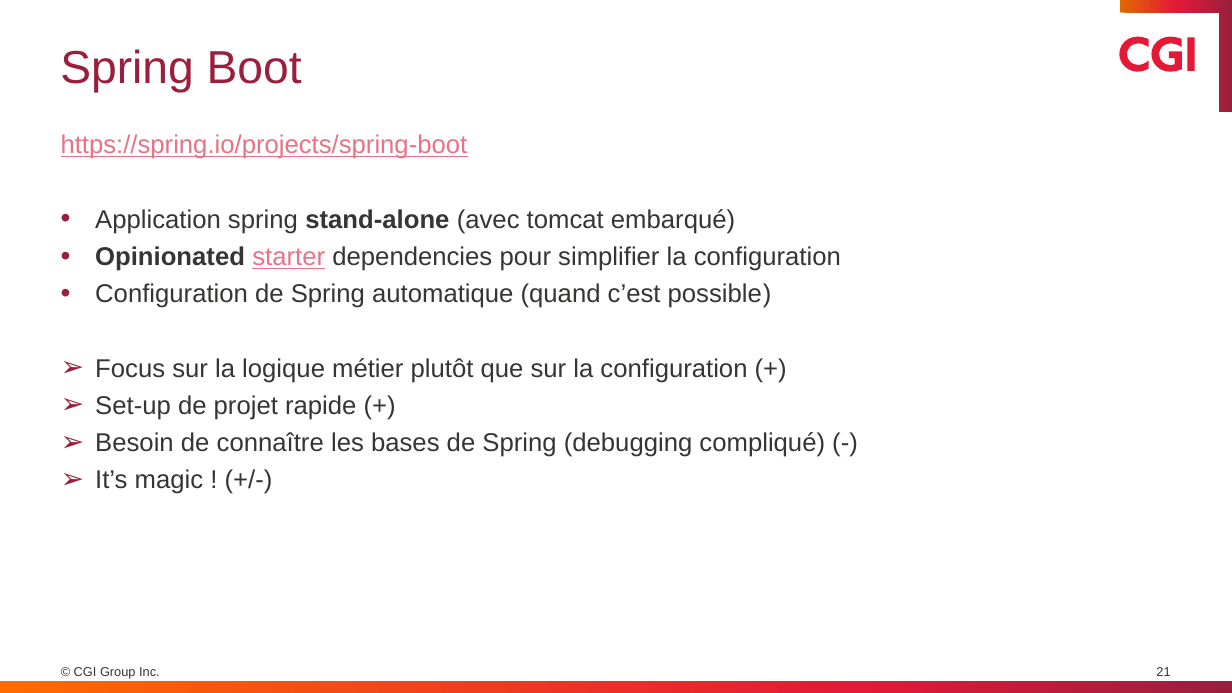
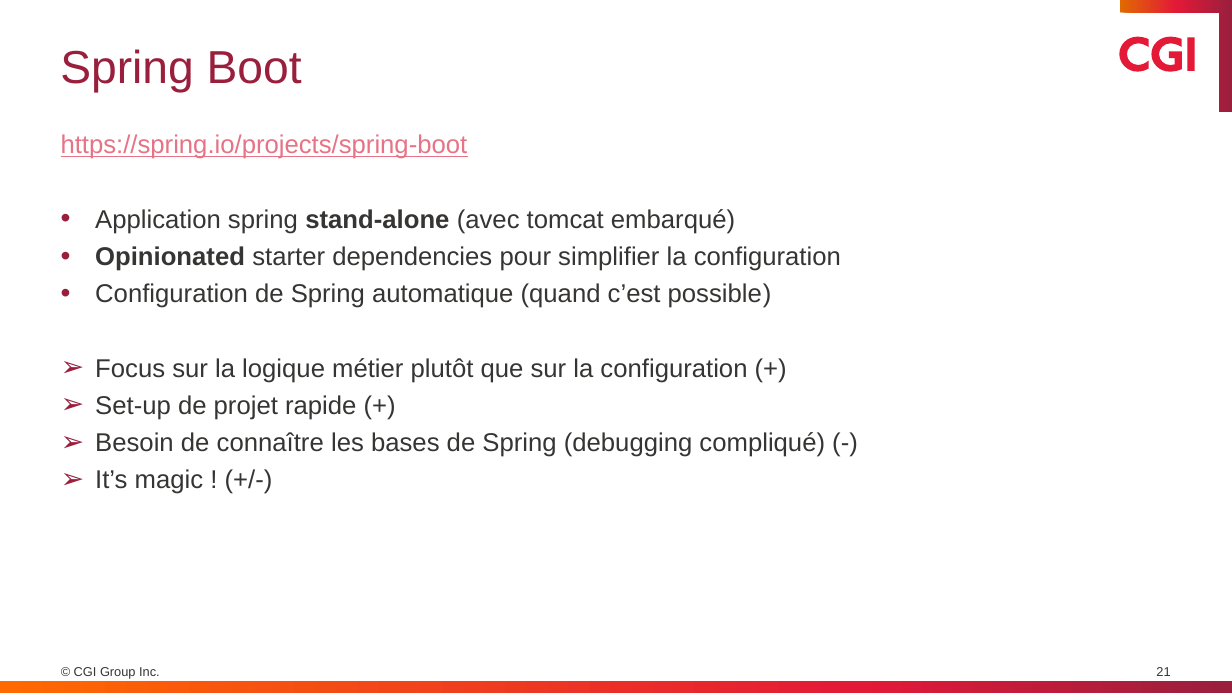
Before and after one commit to keuss/springboot-udev, a slide deck: slide 21 of U_DEV_Journées_Java_Formation-v2.pptx. Drawn at 1232x693 pixels with LibreOffice and Linux fonts; fonts in the diff are those of the drawing. Boxes give left, top, right and bottom in pixels: in the first picture for what was removed or moved away, otherwise in the second. Text is boxed around its words. In the diff, an @@ line names an element or a change of style, - is before the commit and + after.

```diff
--- a/U_DEV_Journées_Java_Formation-v2.pptx
+++ b/U_DEV_Journées_Java_Formation-v2.pptx
@@ text at (95,246,841,271): text colour #E67386 to #363534, underline off in "starter" @@
```
Also in this commit, not shown: 4 other files.
